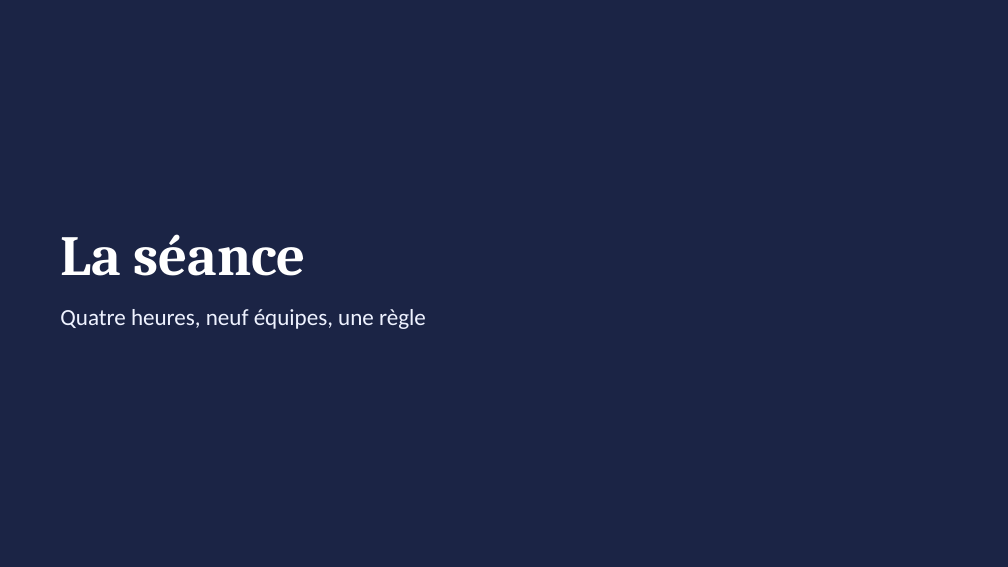
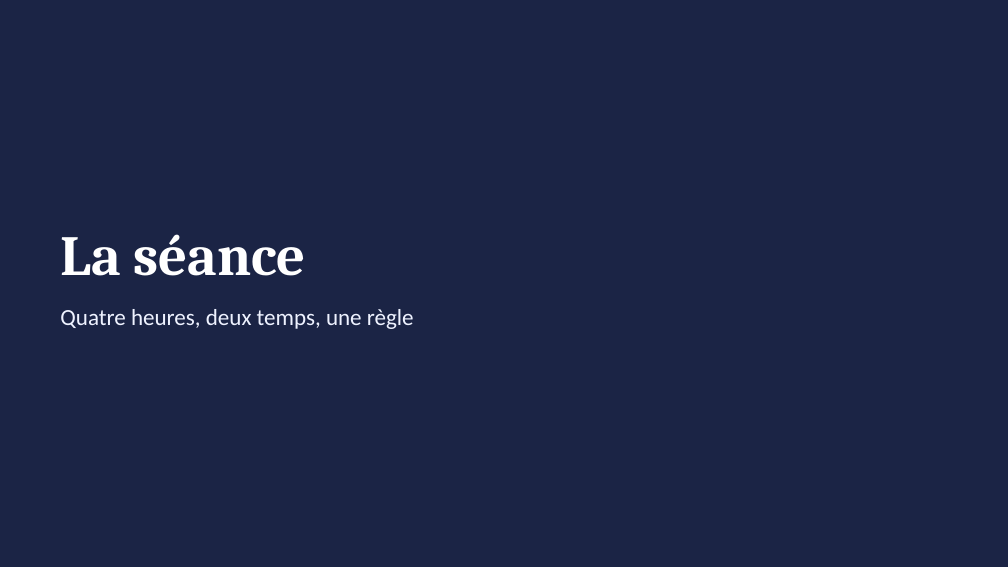
Before and after one commit to jdanion/FARCI, a slide deck: slide 50 of docs/support/FARCI-support-de-cours.pptx (slide 46 before the commit). Drawn at 1008x567 pixels with LibreOffice and Linux fonts; fonts in the diff are those of the drawing. Boxes give left, top, right and bottom in pixels: in the first picture for what was removed or moved away, otherwise in the second. Text is boxed around its words. In the diff, an @@ line names an element or a change of style, - is before the commit and + after.

```diff
--- a/docs/support/FARCI-support-de-cours.pptx
+++ b/docs/support/FARCI-support-de-cours.pptx
@@ text at box(60, 309, 414, 329): text changed @@
-Quatre heures, neuf équipes, une règle
+Quatre heures, deux temps, une règle
```
Also in this commit, not shown: 8 other slides changed, 4 slides added, 30 other files.
